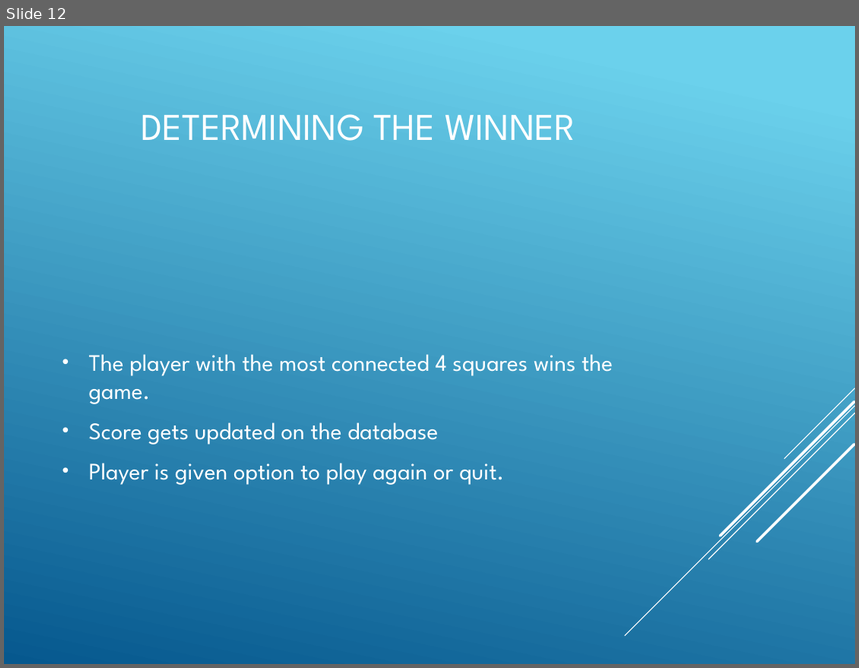
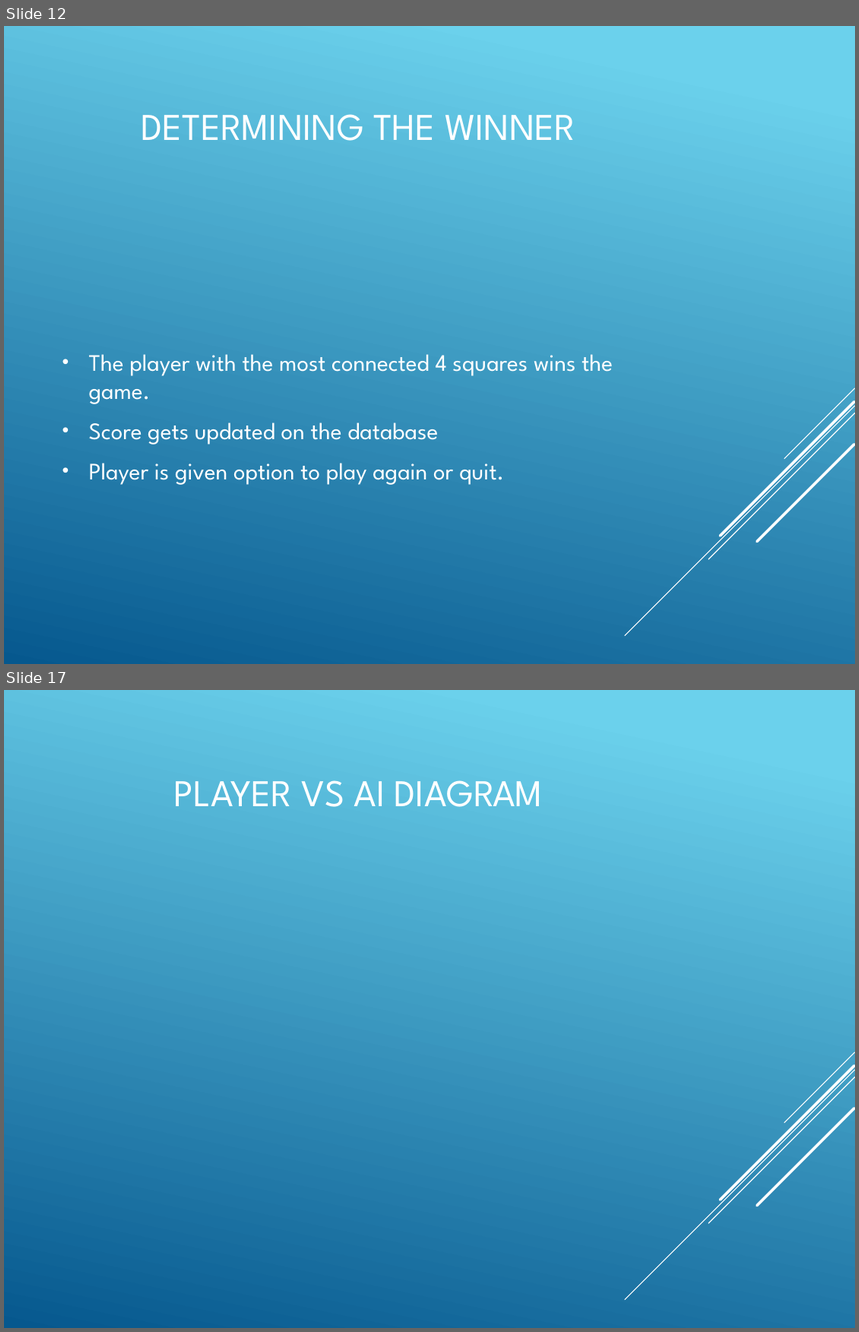
Before and after one commit to Amatarasu/A-Team, a slide deck: Power Point Presentation-bk.pptx. Shown one above the other, each under a label of ours: slide 12 before the commit, slides 12 and 17 after it; the slides between them are not shown. The pictures are 859x668 and 859x1332 pixels, drawn with LibreOffice and Linux fonts; fonts in the diff are those of the drawing. Boxes give left, top, right and bottom in pixels: in the first picture for what was removed or moved away, otherwise in the second. Text is boxed around its words. In the diff, an @@ line names an element or a change of style, - is before the commit and + after.

```diff
--- a/Power Point Presentation-bk.pptx
+++ b/Power Point Presentation-bk.pptx
@@ slide 17 added at <box>4,690,855,1328</box>, background gradient #6ED2EB to #06588E; not listed: 5 template elements that a slide beside it also shows @@
@@ title added at <box>174,780,543,807</box>, 32 pt, text #FFFFFF @@
+PLAYER VS AI DIAGRAM
```
Also in this commit, not shown: 1 slide changed, 11 other slides added, 1 slide removed, 8 other files.
